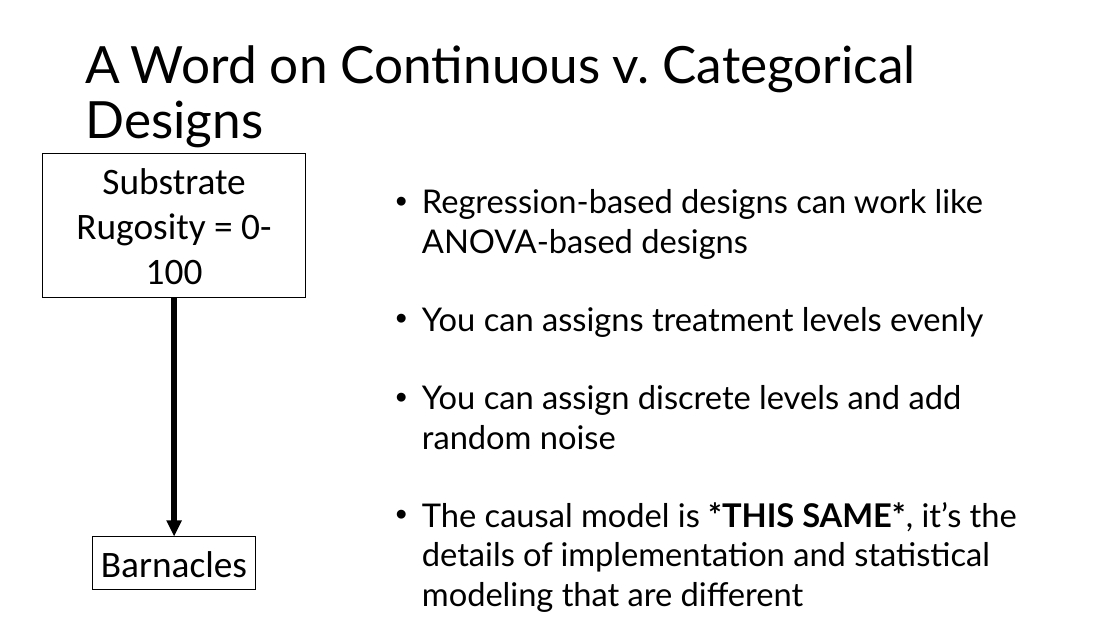
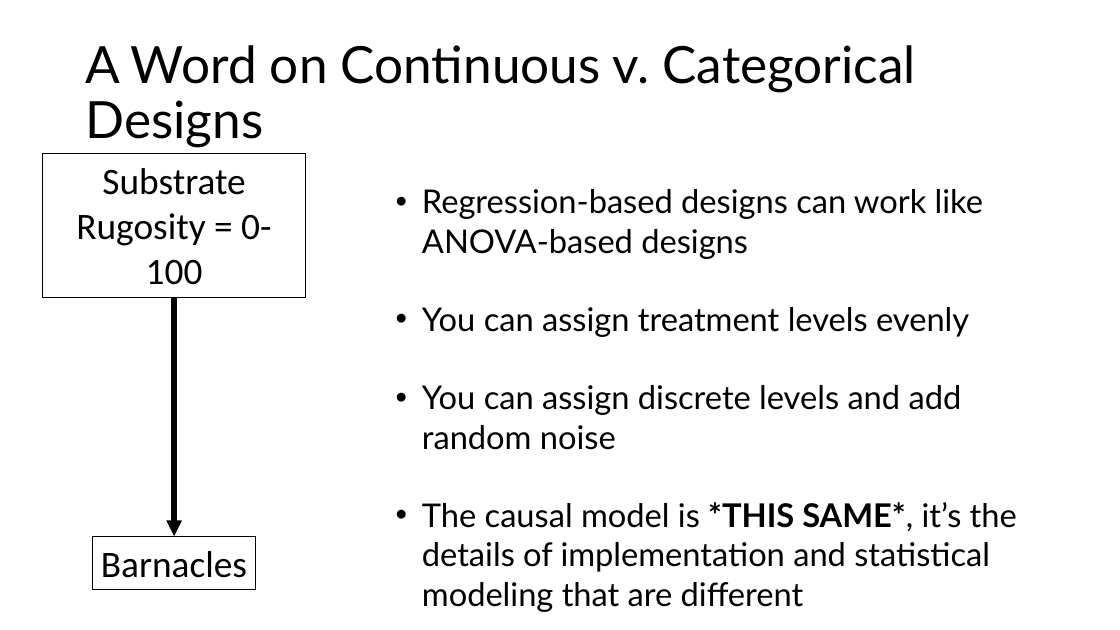
Before and after one commit to biol607/biol607.github.io, a slide deck: slide 17 of lectures/causality_experiments.pptx (slide 12 before the commit). Drawn at 1120x630 pixels with LibreOffice and Linux fonts; fonts in the diff are those of the drawing. Boxes give left, top, right and bottom in pixels: in the first picture for what was removed or moved away, otherwise in the second. Text is boxed around its words. In the diff, an @@ line names an element or a change of style, - is before the commit and + after.

Commit message:
updating expt design

```diff
--- a/lectures/causality_experiments.pptx
+++ b/lectures/causality_experiments.pptx
@@ text at (422, 307, 969, 337): text changed @@
-• You can assigns treatment levels evenly
+• You can assign treatment levels evenly
```
Also in this commit, not shown: 6 other slides changed, 7 slides added, 2 slides removed, 2 other files.
